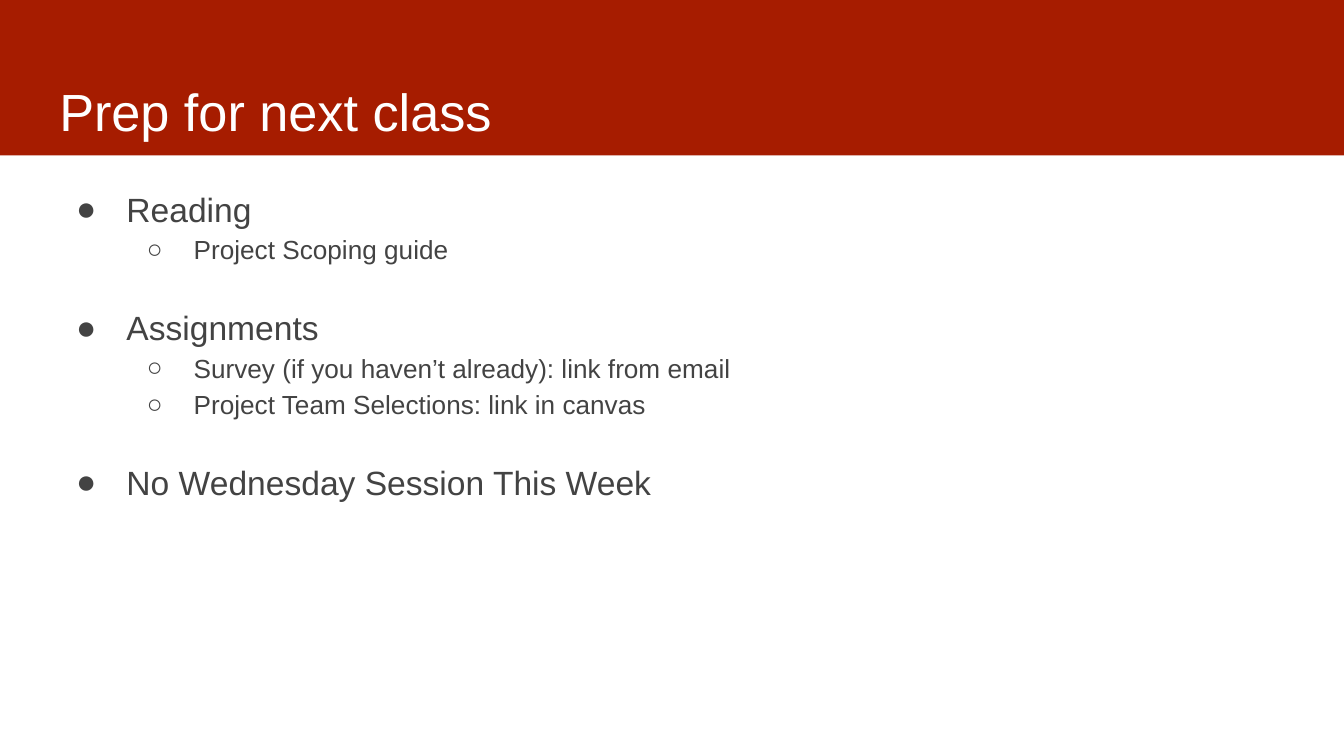
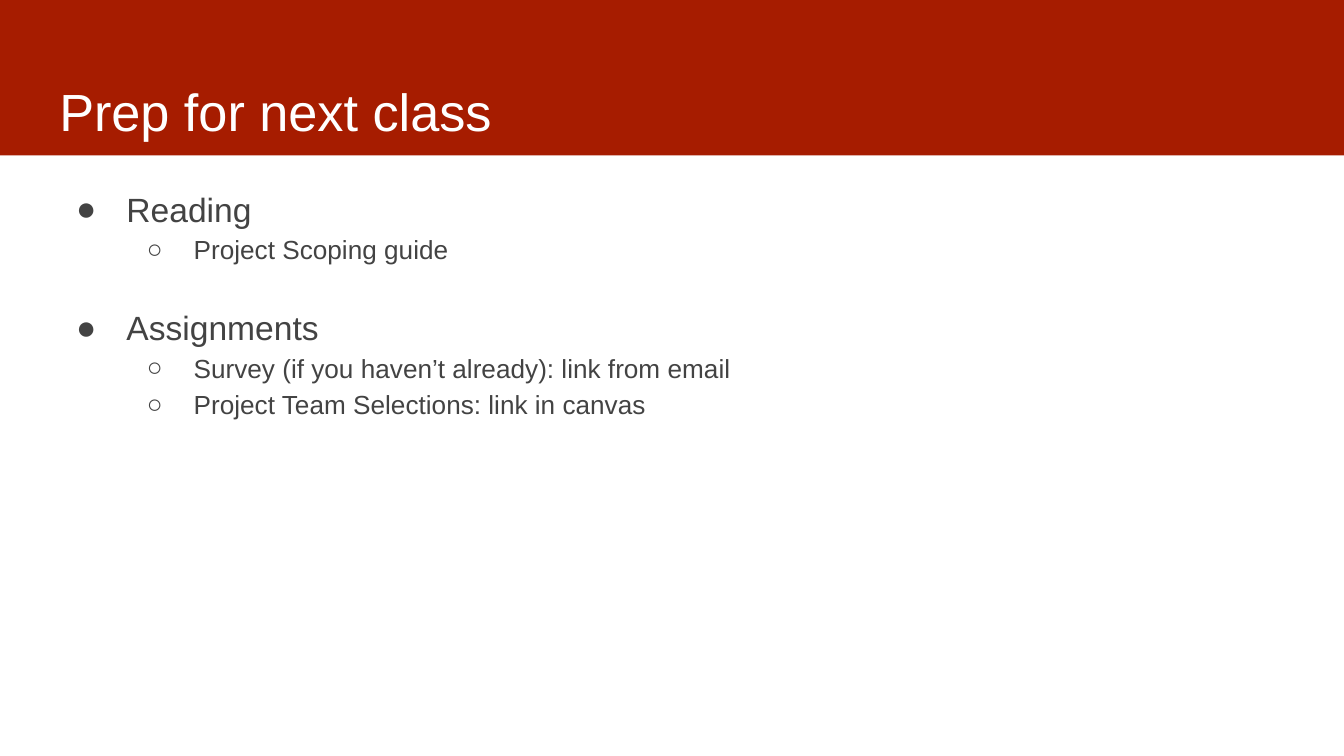
Before and after one commit to dssg/MLinPractice, a slide deck: slide 18 of Lectures/Lecture1-ClassOverview.pptx. Drawn at 1344x756 pixels with LibreOffice and Linux fonts; fonts in the diff are those of the drawing. Boxes give left, top, right and bottom in pixels: in the first picture for what was removed or moved away, otherwise in the second. Text is boxed around its words. In the diff, an @@ line names an element or a change of style, - is before the commit and + after.

```diff
--- a/Lectures/Lecture1-ClassOverview.pptx
+++ b/Lectures/Lecture1-ClassOverview.pptx
@@ text at (126, 470, 651, 501): paragraph removed @@
-● No Wednesday Session This Week
```
Also in this commit, not shown: 5 other slides changed.
